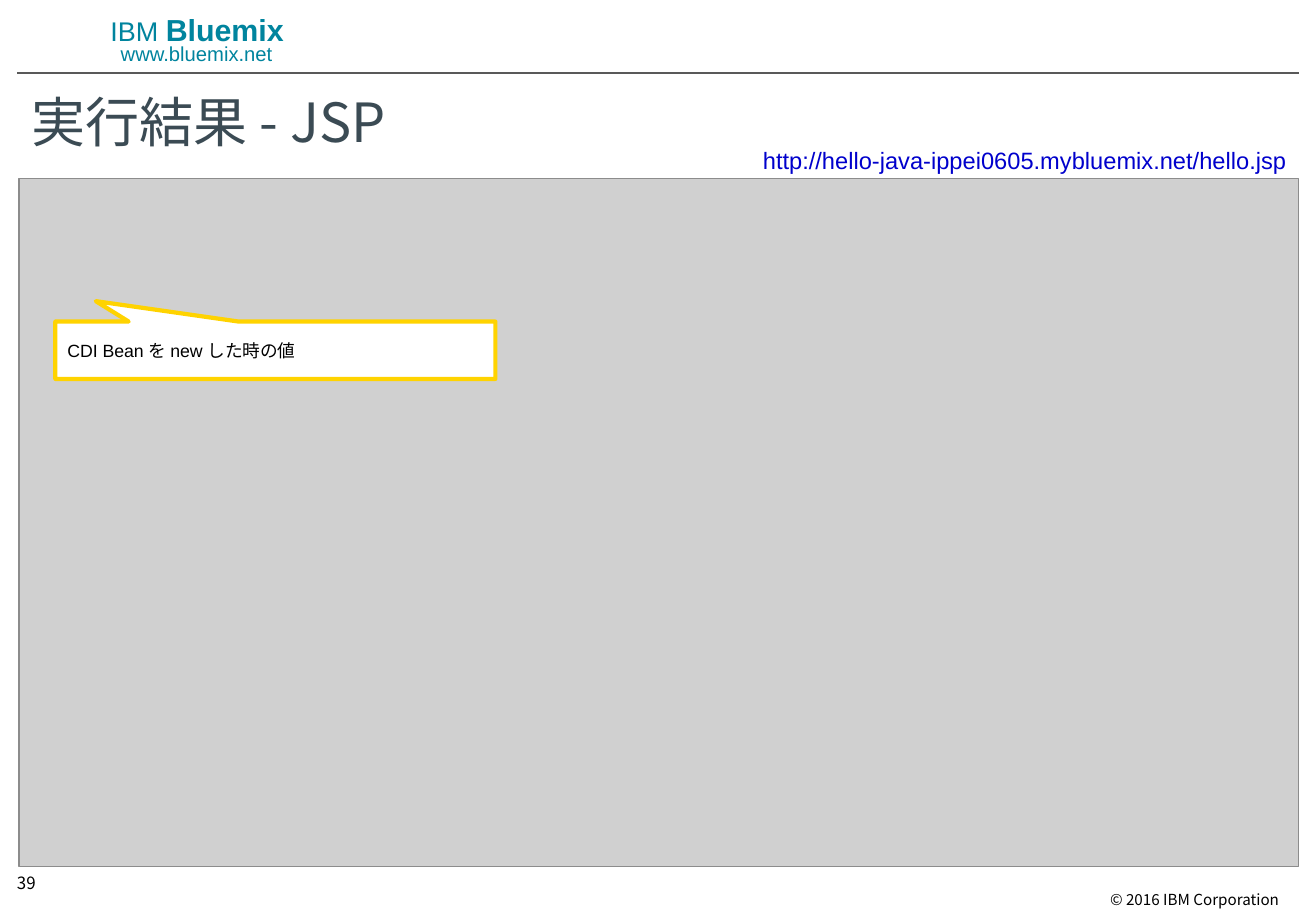
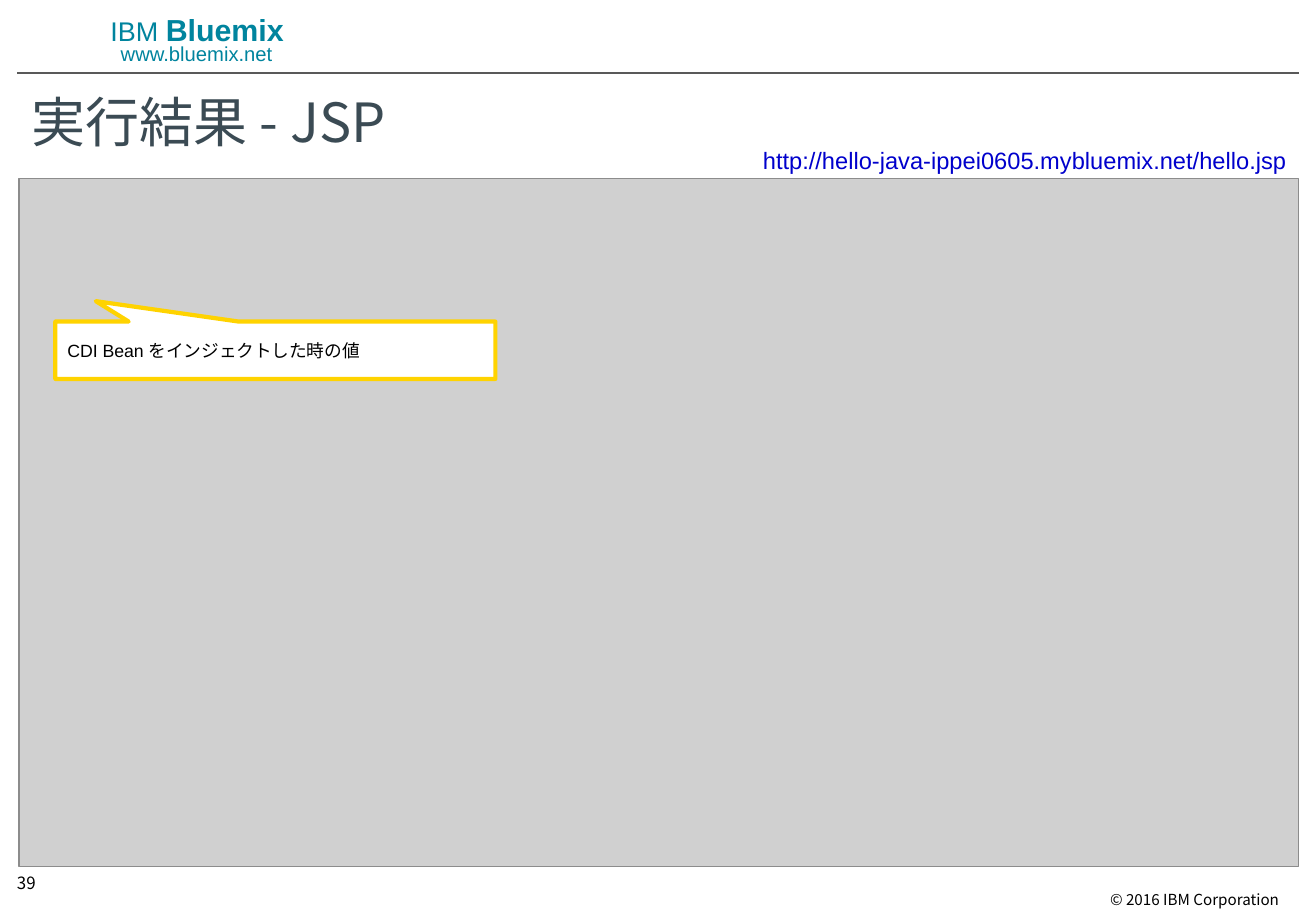
Before and after one commit to ippei0605/hello-java, a slide deck: slide 39 of doc/IBM Bluemix DevOps Services で Javaの Web アプリを開発する.pptx. Drawn at 1316x911 pixels with LibreOffice and Linux fonts; fonts in the diff are those of the drawing; grey boxes stand for pictures; background and template pictures are left out. Boxes give left, top, right and bottom in pixels: in the first picture for what was removed or moved away, otherwise in the second. Text is boxed around its words. In the diff, an @@ line names an element or a change of style, - is before the commit and + after.

```diff
--- a/doc/IBM Bluemix DevOps Services で Javaの Web アプリを開発する.pptx
+++ b/doc/IBM Bluemix DevOps Services で Javaの Web アプリを開発する.pptx
@@ text in speech box at (67,342,360,359): text changed @@
-CDI Bean を new した時の値
+CDI Bean をインジェクトした時の値
```
